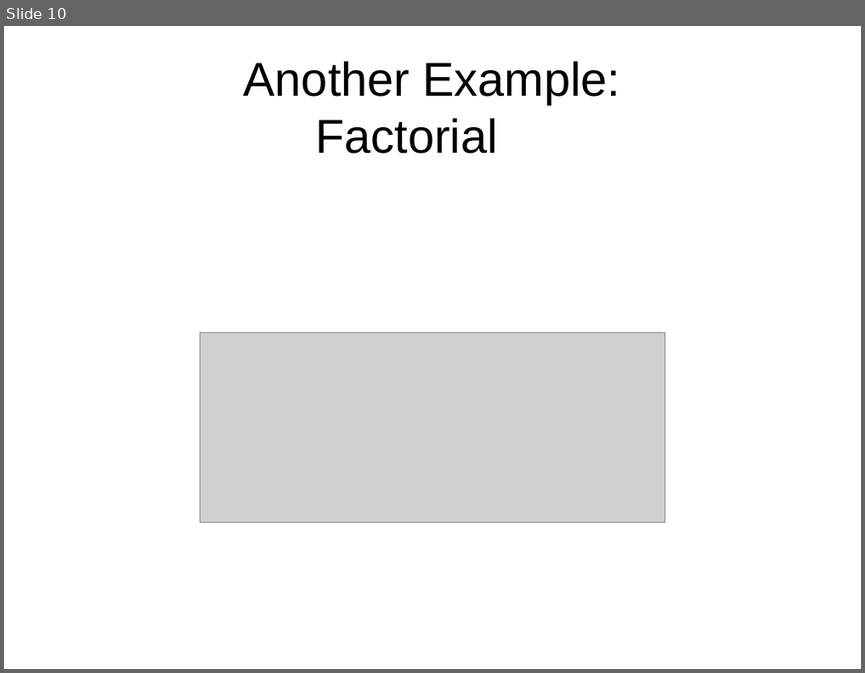
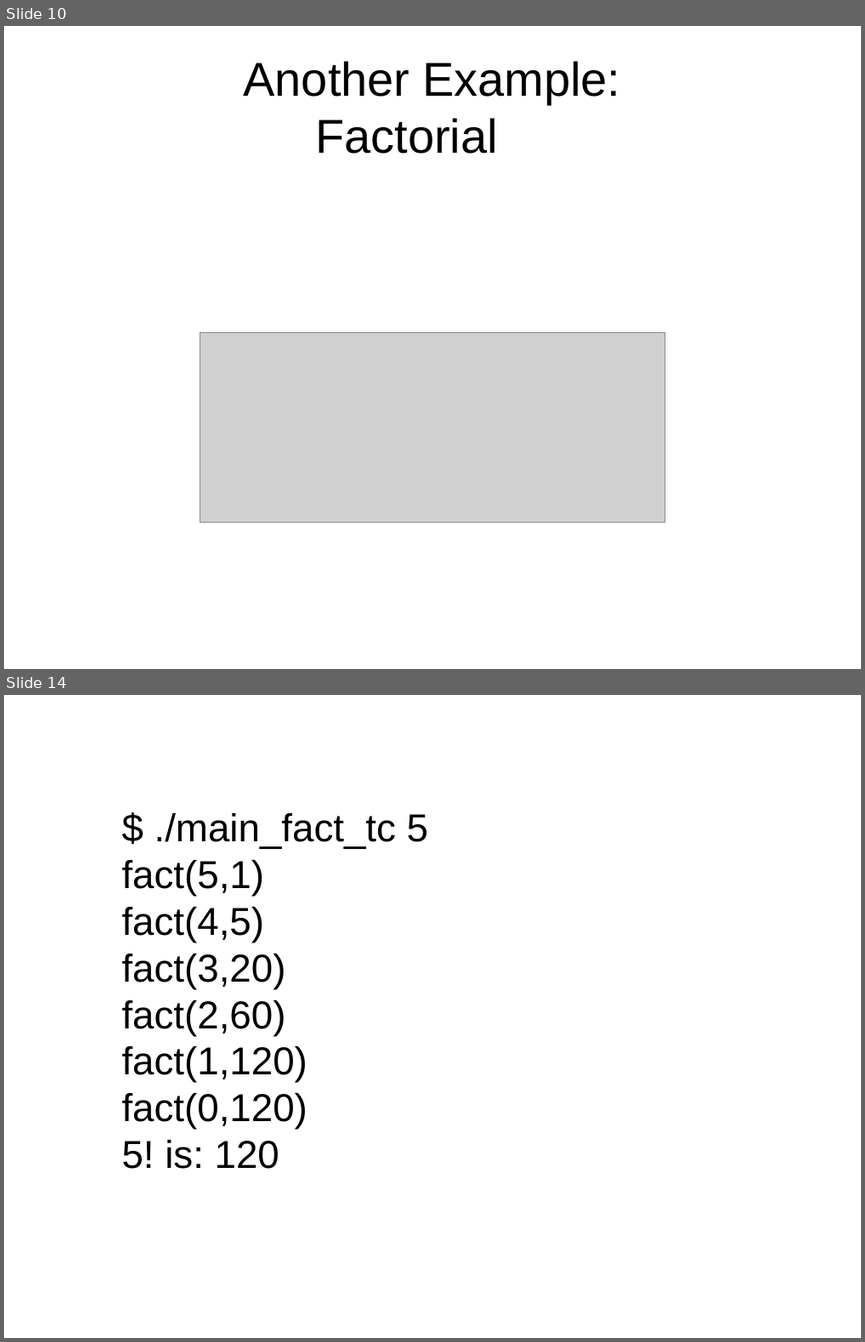
Before and after one commit to philtomson/TCO_in_gcc_talk, a slide deck: TCO_in_gcc.odp. Shown one above the other, each under a label of ours: slide 10 before the commit, slides 10 and 14 after it; the slides between them are not shown. The pictures are 865x673 and 865x1342 pixels, drawn with LibreOffice and Linux fonts; fonts in the diff are those of the drawing; grey boxes stand for pictures. Boxes give left, top, right and bottom in pixels: in the first picture for what was removed or moved away, otherwise in the second. Text is boxed around its words. In the diff, an @@ line names an element or a change of style, - is before the commit and + after.

```diff
--- a/TCO_in_gcc.odp
+++ b/TCO_in_gcc.odp
@@ slide 14 added at [4, 695, 861, 1338], background #FFFFFF @@
@@ text added at [122, 813, 428, 1168], 36 pt, text #000000 @@
+$ ./main_fact_tc 5
+fact(5,1)
+fact(4,5)
+fact(3,20)
+fact(2,60)
+fact(1,120)
+fact(0,120)
+5! is: 120
```
Also in this commit, not shown: 1 slide changed, 5 other slides added.
